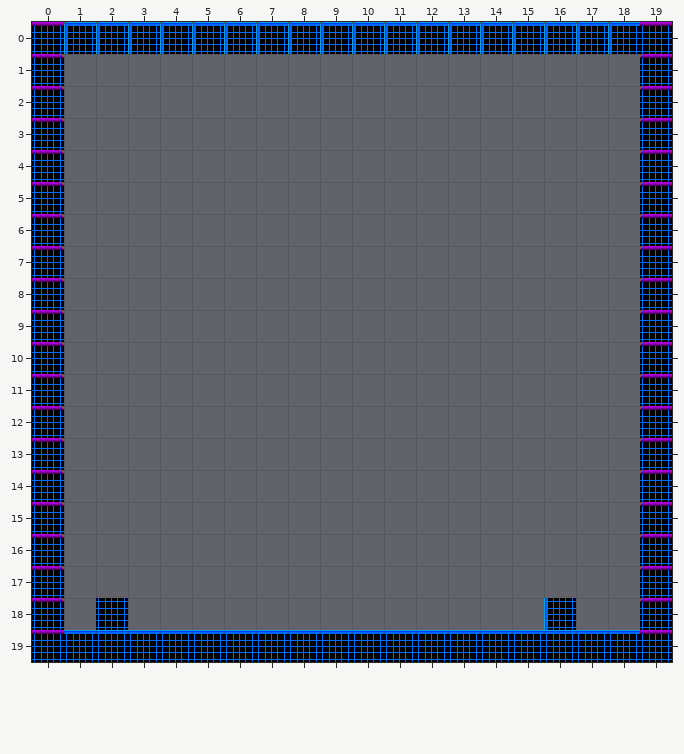
Level history. Tiled map: Game/data/maps/Level1.tmx. The picture above was drawn from the file before the commit.
Cells are 32x32 px. Shown: x 0..19, y 0..19.
New version:
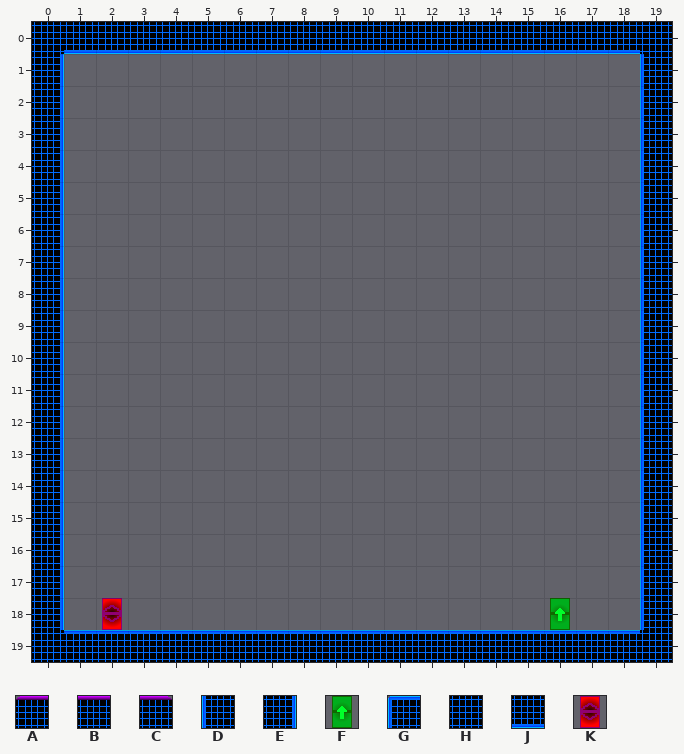
Key: from "TestTile": A 8, B 9, C 10, D 11, E 13, F 14, G 17, H 20, J 23, K 26.
_ is an empty cell.
The edit:
{"where": "layer \"Livello tile 1\""}
{"y":0,"x":0,"old":"BGGGGGGGGGGGGGGGGGGB","new":"HJJJJJJJJJJJJJJJJJJH"}
{"y":1,"x":0,"old":"C","new":"E"}
{"y":1,"x":19,"old":"A","new":"D"}
{"y":2,"x":0,"old":"C","new":"E"}
{"y":2,"x":19,"old":"A","new":"D"}
{"y":3,"x":0,"old":"C","new":"E"}
{"y":3,"x":19,"old":"A","new":"D"}
{"y":4,"x":0,"old":"C","new":"E"}
{"y":4,"x":19,"old":"A","new":"D"}
{"y":5,"x":0,"old":"C","new":"E"}
{"y":5,"x":19,"old":"A","new":"D"}
{"y":6,"x":0,"old":"C","new":"E"}
{"y":6,"x":19,"old":"A","new":"D"}
{"y":7,"x":0,"old":"C","new":"E"}
{"y":7,"x":19,"old":"A","new":"D"}
{"y":8,"x":0,"old":"C","new":"E"}
{"y":8,"x":19,"old":"A","new":"D"}
{"y":9,"x":0,"old":"C","new":"E"}
{"y":9,"x":19,"old":"A","new":"D"}
{"y":10,"x":0,"old":"C","new":"E"}
{"y":10,"x":19,"old":"A","new":"D"}
{"y":11,"x":0,"old":"C","new":"E"}
{"y":11,"x":19,"old":"A","new":"D"}
{"y":12,"x":0,"old":"C","new":"E"}
{"y":12,"x":19,"old":"A","new":"D"}
{"y":13,"x":0,"old":"C","new":"E"}
{"y":13,"x":19,"old":"A","new":"D"}
{"y":14,"x":0,"old":"C","new":"E"}
{"y":14,"x":19,"old":"A","new":"D"}
{"y":15,"x":0,"old":"C","new":"E"}
{"y":15,"x":19,"old":"A","new":"D"}
{"y":16,"x":0,"old":"C","new":"E"}
{"y":16,"x":19,"old":"A","new":"D"}
{"y":17,"x":0,"old":"C","new":"E"}
{"y":17,"x":19,"old":"A","new":"D"}
{"y":18,"x":0,"old":"C","new":"E"}
{"y":18,"x":2,"old":"H","new":"K"}
{"y":18,"x":16,"old":"D","new":"F"}
{"y":18,"x":19,"old":"A","new":"D"}
{"y":19,"x":0,"old":"B","new":"H"}
{"y":19,"x":19,"old":"B","new":"H"}
